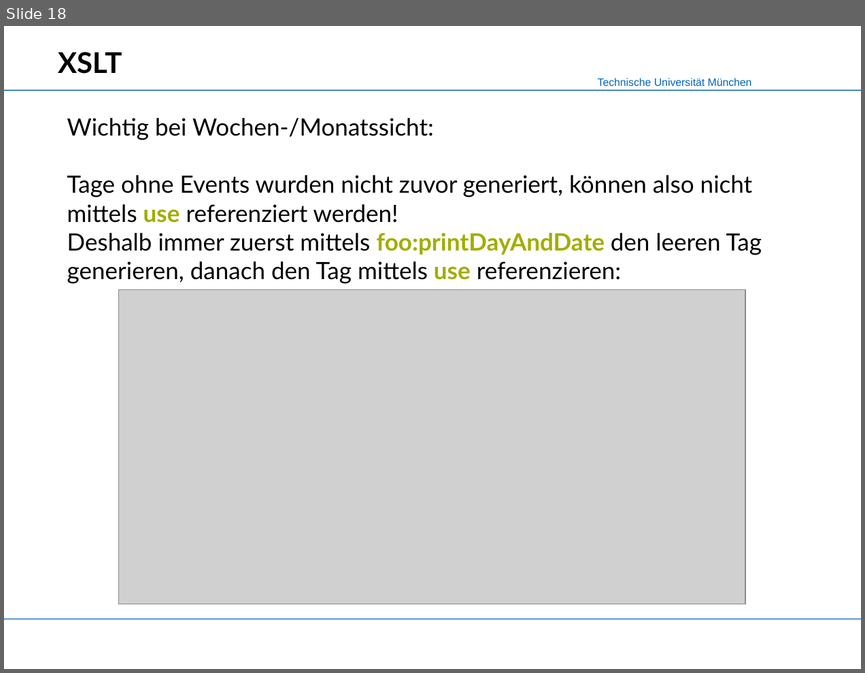
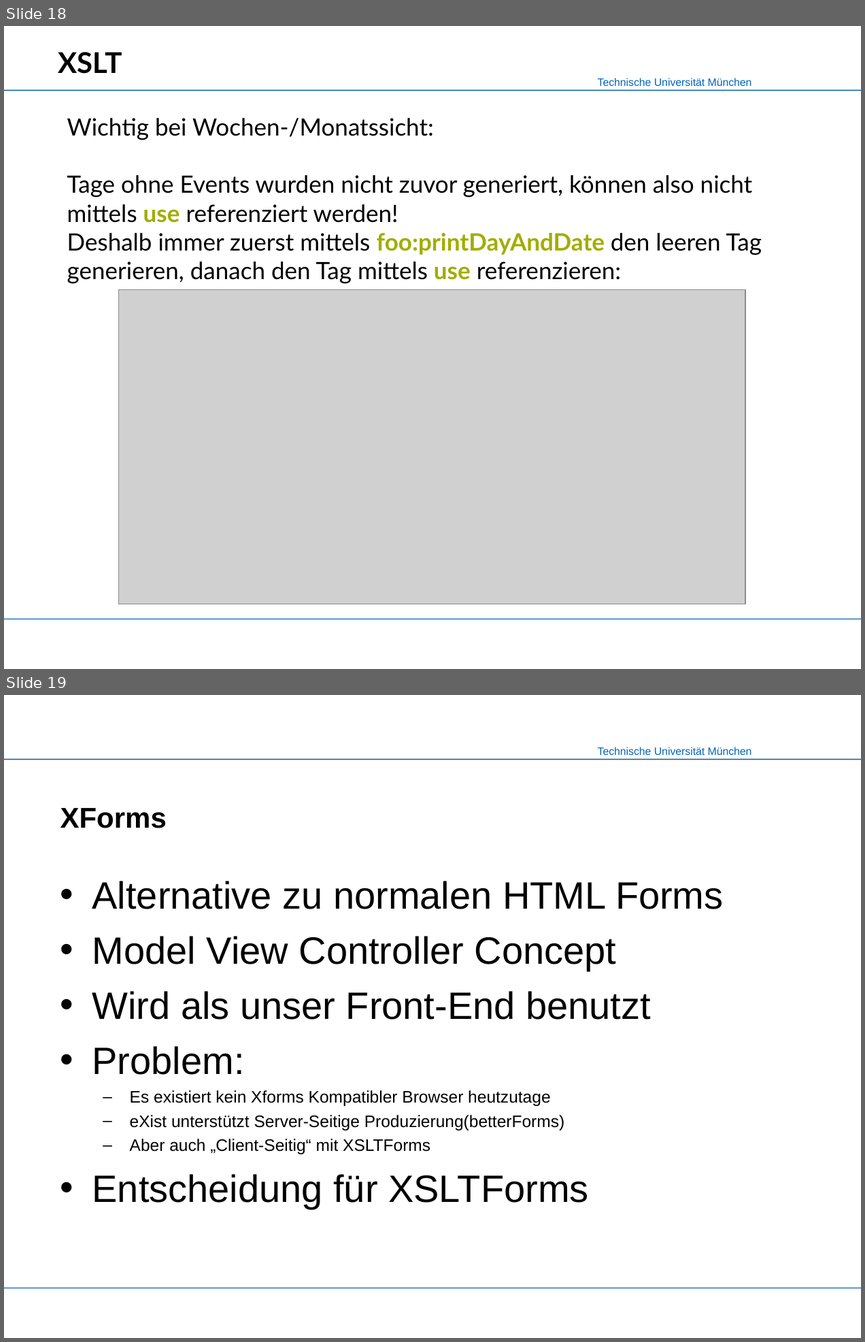
Before and after one commit to mokshasoul/XML-Praktikum, a slide deck: Slides/Slides_CalendarX.ppt. Shown one above the other, each under a label of ours: slide 18 before the commit, slides 18 and 19 after it. The pictures are 865x673 and 865x1342 pixels, drawn with LibreOffice and Linux fonts; fonts in the diff are those of the drawing; grey boxes stand for pictures; background and template pictures are left out. Boxes give left, top, right and bottom in pixels: in the first picture for what was removed or moved away, otherwise in the second. Text is boxed around its words. In the diff, an @@ line names an element or a change of style, - is before the commit and + after.

```diff
--- a/Slides/Slides_CalendarX.ppt
+++ b/Slides/Slides_CalendarX.ppt
@@ slide 19 added at (x1=4, y1=695, x2=861, y2=1338), background #FFFFFF; not listed: 4 template elements that a slide beside it also shows @@
@@ title added at (x1=60, y1=808, x2=167, y2=828), 24 pt, text #000000, bold @@
+XForms
@@ text added at (x1=92, y1=881, x2=723, y2=1209), 14 pt, text #000000 @@
+• Alternative zu normalen HTML Forms
+• Model View Controller Concept
+• Wird als unser Front-End benutzt
+• Problem:
+  – Es existiert kein Xforms Kompatibler Browser heutzutage
+  – eXist unterstützt Server-Seitige Produzierung(betterForms)
+  – Aber auch „Client-Seitig“ mit XSLTForms
+• Entscheidung für XSLTForms
```
Also in this commit, not shown: 6 other slides added, 8 other files.
